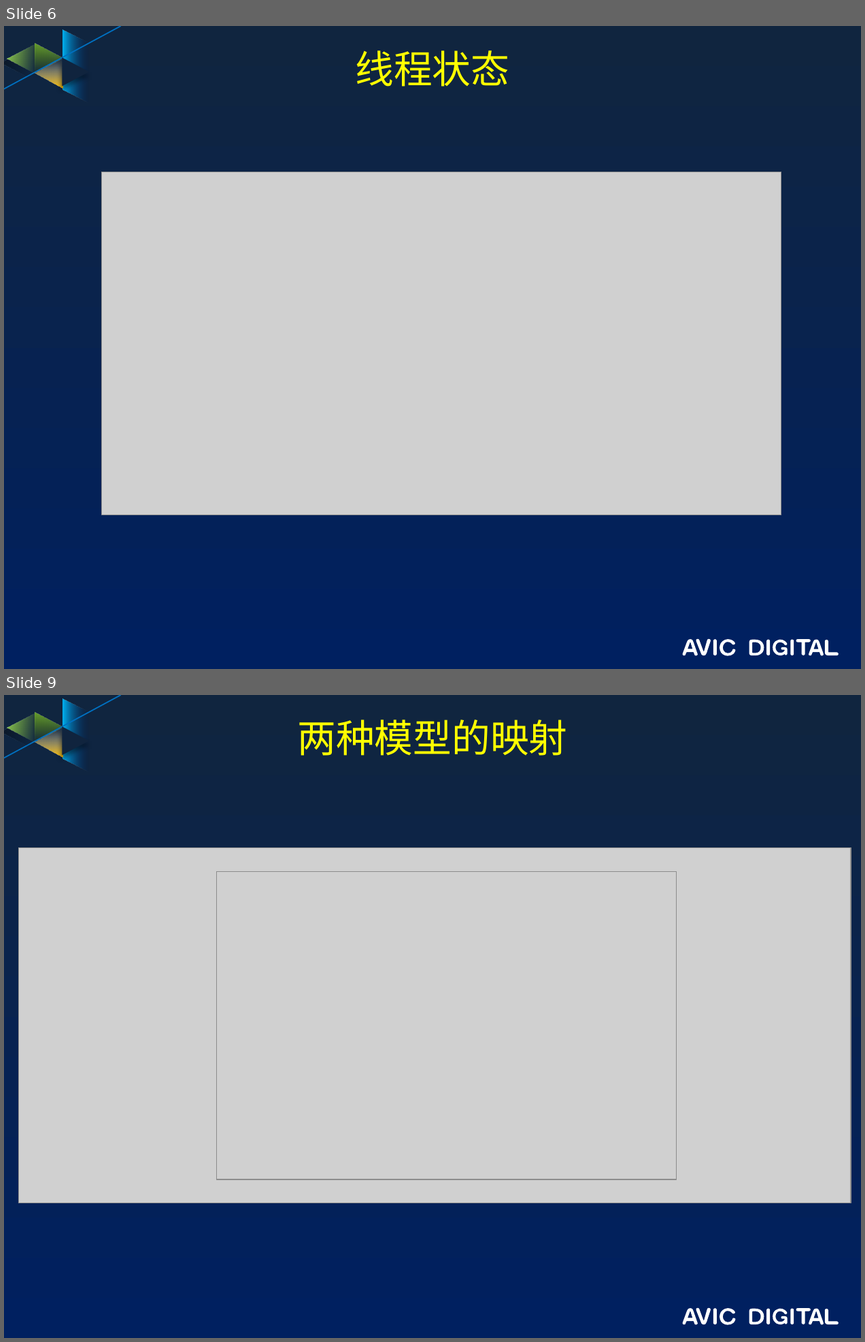
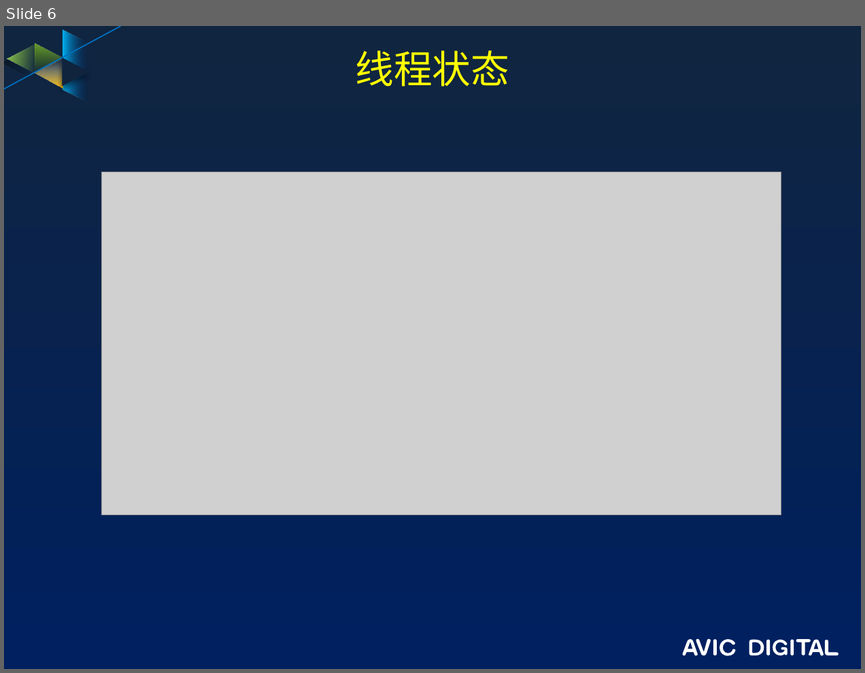
Before and after one commit to guofengzh/java-way, a slide deck: java/docs/13.java-线程.pptx. Shown one above the other, each under a label of ours: slides 6 and 9 before the commit, slide 6 after it; the slides between them are not shown. The pictures are 865x1342 and 865x673 pixels, drawn with LibreOffice and Linux fonts; fonts in the diff are those of the drawing; grey boxes stand for pictures; background and template pictures are left out. Boxes give left, top, right and bottom in pixels: in the first picture for what was removed or moved away, otherwise in the second. Text is boxed around its words. In the diff, an @@ line names an element or a change of style, - is before the commit and + after.

```diff
--- a/java/docs/13.java-线程.pptx
+++ b/java/docs/13.java-线程.pptx
@@ slide 9 removed at (x1=4, y1=695, x2=861, y2=1338), background gradient #10253F to #002060; not listed: 17 template elements that a slide beside it also shows @@
@@ title removed at (x1=298, y1=719, x2=568, y2=756) @@
-两种模型的映射
@@ picture removed at (x1=18, y1=847, x2=851, y2=1203) @@
@@ picture removed at (x1=216, y1=872, x2=676, y2=1179) @@
```
Also in this commit, not shown: 1 slide changed, 15 slides added, 4 other slides removed.
